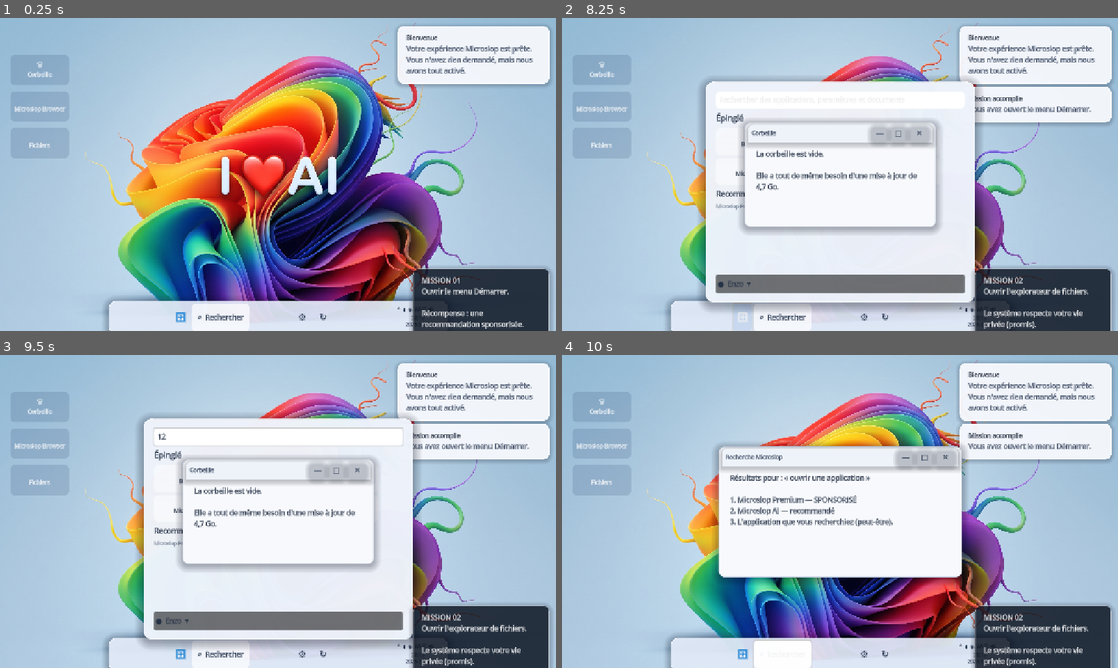
Above: before the commit, frames 1-4 (two rows, left to right).
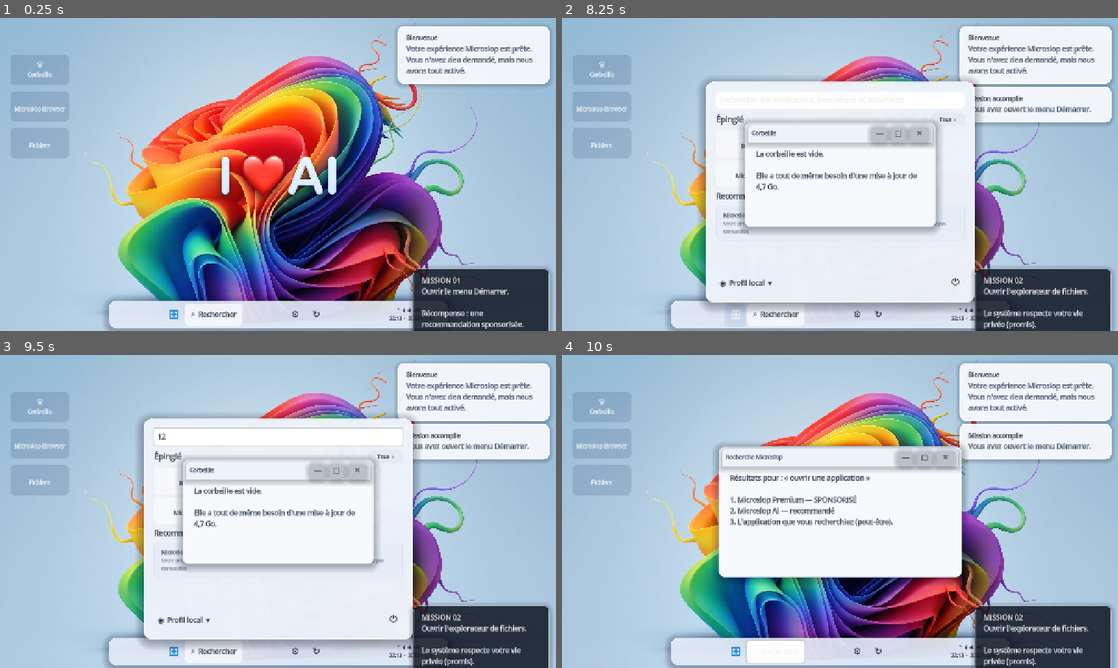
Above: after the commit, the same moments.

Repository: Likounsee/Microslop-Experience
Game: Godot game, scene res://scenes/desktop.tscn
Two runs of this game, one before a commit and one after it. Both use one fixed random seed, a clock stepped at 60 frames per second and the inputs below.
Inputs (mouse positions are in pixels of both pictures, inside the frame that each line leads up to):
- Up to frame 1 (0.25 s): no input
- Up to frame 2 (8.25 s): click "🗑 Corbeille" at 0.5 s; click "🌐 Microslop Browser" at 1.25 s; click "📁 Fichiers" at 2 s; click "—" at 2.75 s; click "□" at 3.5 s; click "✕" at 4.25 s; click "—" at 5 s; click "□" at 5.75 s; click "✕" at 6.5 s; click "—" at 7.25 s; click "⊞" at 8 s
- Up to frame 3 (9.5 s): click (278, 436) at 8.77 s; type "12" at 8.85 s
- Up to frame 4 (10 s): click "⌕ Rechercher" at 9.5 s

The runs differ from the first frame. In frame 1, 1.0% of the frame differs, in the area x 19-78%, y 91-100%; in frame 2, 4.0%; in frame 3, 4.1%, in the area x 19-78%, y 30-100%; in frame 4, 1.0%.

Commit message:
Refine Start menu and desktop window interactions

Diff:
--- a/scripts/app_window.gd
+++ b/scripts/app_window.gd
@@ -24,6 +24,7 @@
 	add_child(layout)
 
 	var titlebar := PanelContainer.new()
+	titlebar.name = "TitleBar"
 	var titlebar_style := _panel_style(Color("eef3fa"), Color("eef3fa"))
 	titlebar_style.set_corner_radius_all(12)
 	titlebar_style.corner_radius_bottom_left = 0
@@ -33,6 +34,10 @@
 	titlebar.mouse_filter = Control.MOUSE_FILTER_STOP
 	layout.add_child(titlebar)
 	titlebar.gui_input.connect(_on_titlebar_input.bind(titlebar))
+	gui_input.connect(func(event: InputEvent):
+		if event is InputEventMouseButton and event.button_index == MOUSE_BUTTON_LEFT and event.pressed:
+			move_to_front()
+	)
 
 	var title_row := HBoxContainer.new()
 	title_row.add_theme_constant_override("separation", 8)
@@ -111,6 +116,18 @@
 		if _dragging:
 			_drag_offset = get_global_mouse_position() - global_position
 			move_to_front()
+	elif event is InputEventMouseButton and event.button_index == MOUSE_BUTTON_LEFT and event.double_click:
+		var viewport_size := get_viewport_rect().size
+		if _is_maximized:
+			size = _restore_size
+			position = _restore_position
+			_is_maximized = false
+		else:
+			_restore_size = size
+			_restore_position = position
+			size = viewport_size
+			position = Vector2.ZERO
+			_is_maximized = true
 	elif event is InputEventMouseMotion and _dragging:
 		global_position = get_global_mouse_position() - _drag_offset
 		var viewport_size := get_viewport_rect().size
--- a/scripts/desktop.gd
+++ b/scripts/desktop.gd
@@ -125,9 +125,9 @@
 	row.add_child(right_spacer)
 
 	_tray_button = Button.new()
-	_tray_button.text = "⌃  ◖  ◉  🔊  🔋\n%s\n%s" % [Time.get_time_string_from_system().substr(0, 5), Time.get_date_string_from_system()]
+	_tray_button.text = "⌃  ◖  ◉  🔊  🔋\n%s  ·  %s" % [Time.get_time_string_from_system().substr(0, 5), Time.get_date_string_from_system().replace("-", "/")]
 	_tray_button.tooltip_text = "Zone de notification"
-	_tray_button.custom_minimum_size = Vector2(118, 48)
+	_tray_button.custom_minimum_size = Vector2(150, 48)
 	_tray_button.add_theme_font_size_override("font_size", 11)
 	_tray_button.add_theme_color_override("font_color", Color("24344d"))
 	_tray_button.add_theme_stylebox_override("normal", _flat_style(Color(0, 0, 0, 0), 9))
@@ -286,11 +286,26 @@
 	)
 	layout.add_child(search)
 
+	var pinned_header := HBoxContainer.new()
+	pinned_header.add_theme_constant_override("separation", 8)
+	layout.add_child(pinned_header)
 	var heading := Label.new()
 	heading.text = "Épinglé"
+	heading.size_flags_horizontal = Control.SIZE_EXPAND_FILL
 	heading.add_theme_font_size_override("font_size", 18)
 	heading.add_theme_color_override("font_color", Color("1d2a40"))
-	layout.add_child(heading)
+	pinned_header.add_child(heading)
+	var all_apps := Button.new()
+	all_apps.text = "Tous  ›"
+	all_apps.custom_minimum_size = Vector2(78, 30)
+	all_apps.add_theme_font_size_override("font_size", 12)
+	all_apps.add_theme_color_override("font_color", Color("263247"))
+	all_apps.add_theme_stylebox_override("normal", _flat_style(Color("e5eaf3"), 7))
+	all_apps.add_theme_stylebox_override("hover", _flat_style(Color("d6e4f8"), 7))
+	all_apps.pressed.connect(func():
+		_show_notification("Toutes les applications", "6 applications sont disponibles dans ce prototype.")
+	)
+	pinned_header.add_child(all_apps)
 
 	var pinned := GridContainer.new()
 	pinned.columns = 3
@@ -310,23 +325,60 @@
 	recommended.add_theme_color_override("font_color", Color("1d2a40"))
 	layout.add_child(recommended)
 
+	var recommended_card := PanelContainer.new()
+	var recommended_style := _flat_style(Color("e7edf7"), 10)
+	recommended_style.set_border_width_all(1)
+	recommended_style.border_color = Color("dce4f0")
+	recommended_card.add_theme_stylebox_override("panel", recommended_style)
+	layout.add_child(recommended_card)
+	var recommended_margin := MarginContainer.new()
+	for side in ["margin_left", "margin_right", "margin_top", "margin_bottom"]:
+		recommended_margin.add_theme_constant_override(side, 9)
+	recommended_card.add_child(recommended_margin)
+	var recommended_layout := VBoxContainer.new()
+	recommended_layout.add_theme_constant_override("separation", 3)
+	recommended_margin.add_child(recommended_layout)
 	var sponsored := Label.new()
-	sponsored.text = "Microslop Premium · SPONSORISÉ · 3 % de productivité en plus"
-	sponsored.add_theme_font_size_override("font_size", 11)
-	sponsored.add_theme_color_override("font_color", Color("68758c"))
-	layout.add_child(sponsored)
+	sponsored.text = "Microslop Premium  ·  SPONSORISÉ"
+	sponsored.add_theme_font_size_override("font_size", 12)
+	sponsored.add_theme_color_override("font_color", Color("34425b"))
+	recommended_layout.add_child(sponsored)
+	var sponsored_description := Label.new()
+	sponsored_description.text = "Votre productivité pourrait augmenter de 3 %. Cliquez ici pour voir une offre que vous n'avez pas demandée."
+	sponsored_description.autowrap_mode = TextServer.AUTOWRAP_WORD_SMART
+	sponsored_description.add_theme_font_size_override("font_size", 11)
+	sponsored_description.add_theme_color_override("font_color", Color("68758c"))
+	recommended_layout.add_child(sponsored_description)
 
 	var spacer := Control.new()
 	spacer.size_flags_vertical = Control.SIZE_EXPAND_FILL
 	layout.add_child(spacer)
 
+	var profile_row := HBoxContainer.new()
+	profile_row.add_theme_constant_override("separation", 8)
+	layout.add_child(profile_row)
 	var account := Button.new()
-	account.text = "●  Enzo  ▾"
+	account.text = "◉  Profil local  ▾"
 	account.alignment = HORIZONTAL_ALIGNMENT_LEFT
-	account.custom_minimum_size.y = 42
+	account.size_flags_horizontal = Control.SIZE_EXPAND_FILL
+	account.custom_minimum_size.y = 40
 	account.add_theme_color_override("font_color", Color("263247"))
+	account.add_theme_stylebox_override("normal", _flat_style(Color(0, 0, 0, 0), 8))
+	account.add_theme_stylebox_override("hover", _flat_style(Color("e1e9f5"), 8))
 	account.pressed.connect(func(): _show_notification("Compte Microslop", "Synchronisation activée. Vos préférences publicitaires ont été synchronisées."))
-	layout.add_child(account)
+	profile_row.add_child(account)
+	var power := Button.new()
+	power.text = "⏻"
+	power.tooltip_text = "Options d’alimentation simulées"
+	power.custom_minimum_size = Vector2(42, 40)
+	power.add_theme_font_size_override("font_size", 19)
+	power.add_theme_color_override("font_color", Color("263247"))
+	power.add_theme_stylebox_override("normal", _flat_style(Color(0, 0, 0, 0), 8))
+	power.add_theme_stylebox_override("hover", _flat_style(Color("e1e9f5"), 8))
+	power.pressed.connect(func():
+		_show_notification("Options d’alimentation", "Veille, redémarrage et arrêt sont simulés dans Microslop Experience.")
+	)
+	profile_row.add_child(power)
 
 func _build_notification_layer() -> void:
 	_notification_layer = VBoxContainer.new()
@@ -684,7 +736,7 @@
 
 func _process(delta: float) -> void:
 	if is_instance_valid(_tray_button):
-		_tray_button.text = "⌃  ◖  ◉  Wi-Fi  🔊  🔋\n%s\n%s" % [Time.get_time_string_from_system().substr(0, 5), Time.get_date_string_from_system()]
+		_tray_button.text = "⌃  ◖  ◉  🔊  🔋\n%s  ·  %s" % [Time.get_time_string_from_system().substr(0, 5), Time.get_date_string_from_system().replace("-", "/")]
 	_event_elapsed += delta
 	if _event_elapsed >= 75.0:
 		_event_elapsed = 0.0
Not shown, changed: README.md
